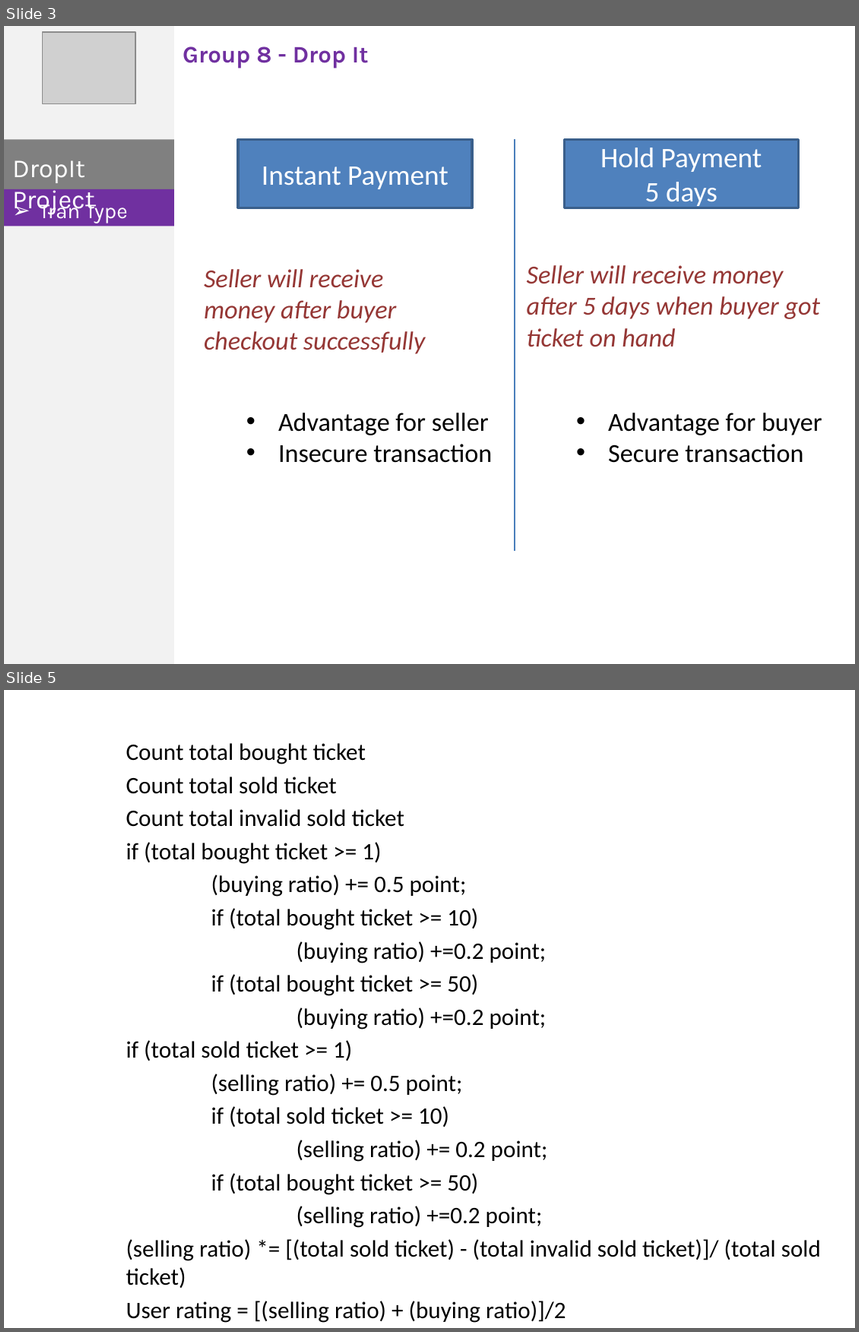
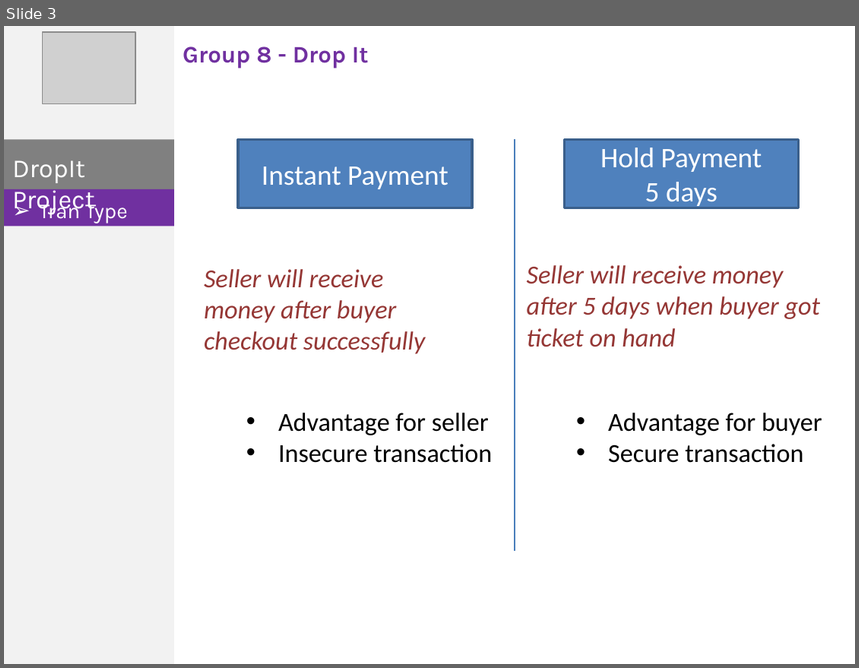
Before and after one commit to phonglk/fptu_capstone, a slide deck: Document/tungdn.pptx. Shown one above the other, each under a label of ours: slides 3 and 5 before the commit, slide 3 after it; the slides between them are not shown. The pictures are 859x1332 and 859x668 pixels, drawn with LibreOffice and Linux fonts; fonts in the diff are those of the drawing; grey boxes stand for pictures. Boxes give left, top, right and bottom in pixels: in the first picture for what was removed or moved away, otherwise in the second. Text is boxed around its words. In the diff, an @@ line names an element or a change of style, - is before the commit and + after.

```diff
--- a/Document/tungdn.pptx
+++ b/Document/tungdn.pptx
@@ slide 5 removed at box(4, 690, 855, 1328), background #FFFFFF @@
@@ text removed at box(126, 743, 821, 1323) @@
-Count total bought ticket
-Count total sold ticket
-Count total invalid sold ticket
-if (total bought ticket >= 1)
-(buying ratio) += 0.5 point;
-if (total bought ticket >= 10)
-(buying ratio) +=0.2 point;
-if (total bought ticket >= 50)
-(buying ratio) +=0.2 point;
-if (total sold ticket >= 1)
-(selling ratio) += 0.5 point;
-if (total sold ticket >= 10)
-(selling ratio) += 0.2 point;
-if (total bought ticket >= 50)
-(selling ratio) +=0.2 point;
-(selling ratio) *= [(total sold ticket) - (total invalid sold ticket)]/ (total sold ticket)
-User rating = [(selling ratio) + (buying ratio)]/2
```
Also in this commit, not shown: 1 slide added, 2 other slides removed.
